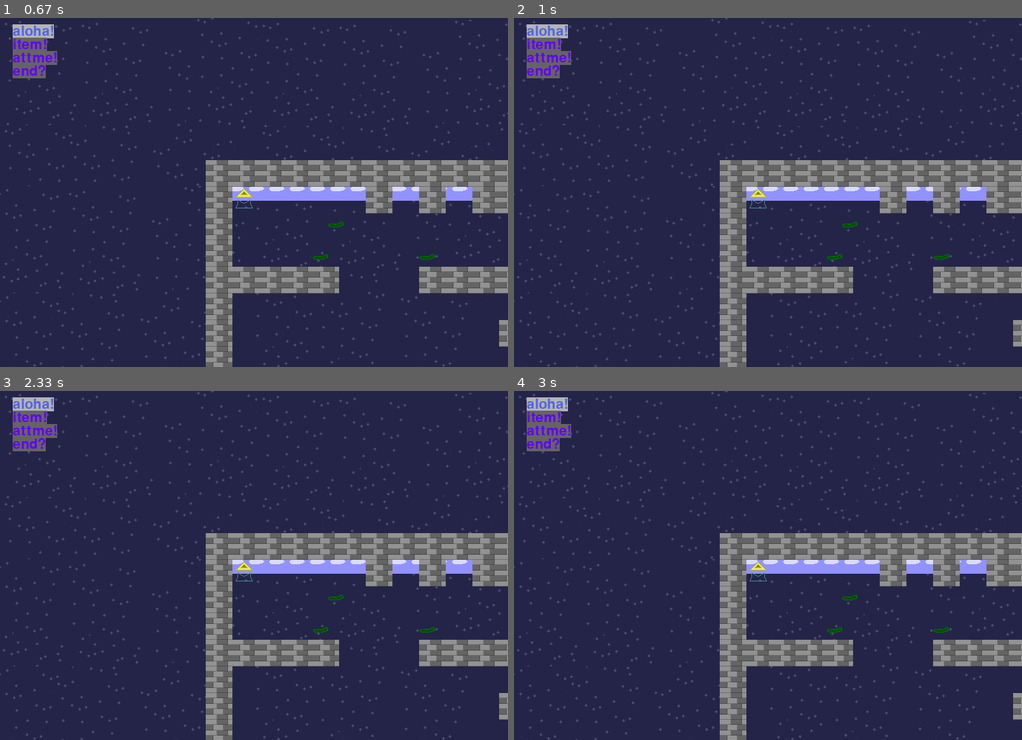
Above: before the commit, frames 1-4 (two rows, left to right).
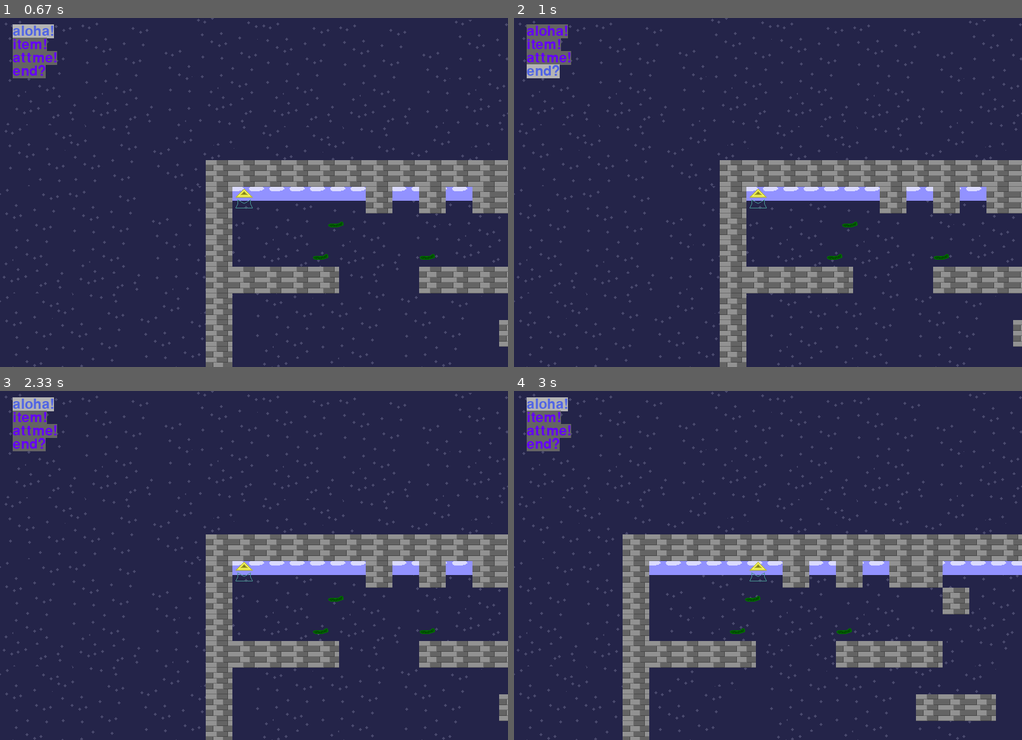
Above: after the commit, the same moments.

Repository: anokata/pythonPetProjects
Game: pygame game, started from platformer/sur.py
The game is run twice, just before and just after one commit, with the same random seed, the same clock (stepped at 60 frames per second) and the same inputs.
Inputs:
- Up to frame 1 (0.67 s): hold Space from 0.33 s (still down); hold Right from 0.33 s (still down)
- Up to frame 2 (1 s): release Space at 0.8 s; release Right at 0.8 s; hold Up from 0.83 s (still down)
- Up to frame 3 (2.33 s): release Up at 1.3 s; hold Down 1.33-1.63 s; tap Space at 1.67 s; hold Up from 2 s (still down)
- Up to frame 4 (3 s): release Up at 2.37 s; hold Right from 2.4 s (still down)

Frame 1 is identical in both runs. In frame 2, 0.6% of the frame differs, in the area x 2-11%, y 1-18%; in frame 3, 4.0%; in frame 4, 20%, in the area x 21-100%, y 40-100%.

Commit message:
Управление меню.

Diff:
--- a/platformer/sur.py
+++ b/platformer/sur.py
@@ -191,8 +191,12 @@
 menu = None
 
 def menuKeyDown(k, d):
+    if k == pygame.K_DOWN:
+        menu.next()
     if k == pygame.K_UP:
-        pass
+        menu.pred()
+    if k == pygame.K_SPACE:
+        changeState('mainRun')
 
 def mechanic(dt):
     handleEvent('mechanic', dt)
@@ -272,12 +276,17 @@
         self.items.append(text)
         self.rend()
 
+    def pred(self):
+        self.selected -= 1
+        if self.selected < 0:
+            self.selected = len(self.items) - 1
+        self.rend()
+
     def next(self):
-        self.index += 1
-        if self.index >= len(self.items):
-            self.index = 0
-        if self.index < 0:
-            self.index = len(self.items) - 1
+        self.selected += 1
+        if self.selected >= len(self.items):
+            self.selected = 0
+        self.rend()
 
 def drawMain():
     screen.blit(bgSurface.image, (0, 0))
@@ -320,6 +329,7 @@
     setEventHandler('mainRun', 'keyUp', keyUp)
     setEventHandler('mainRun', 'mechanic', player.moveSide)
     setEventHandler('menu1', 'keyDown', menuKeyDown)
+    setEventHandler('menu1', 'draw', drawMain)
 
     mp = list()
     Layers = list()
